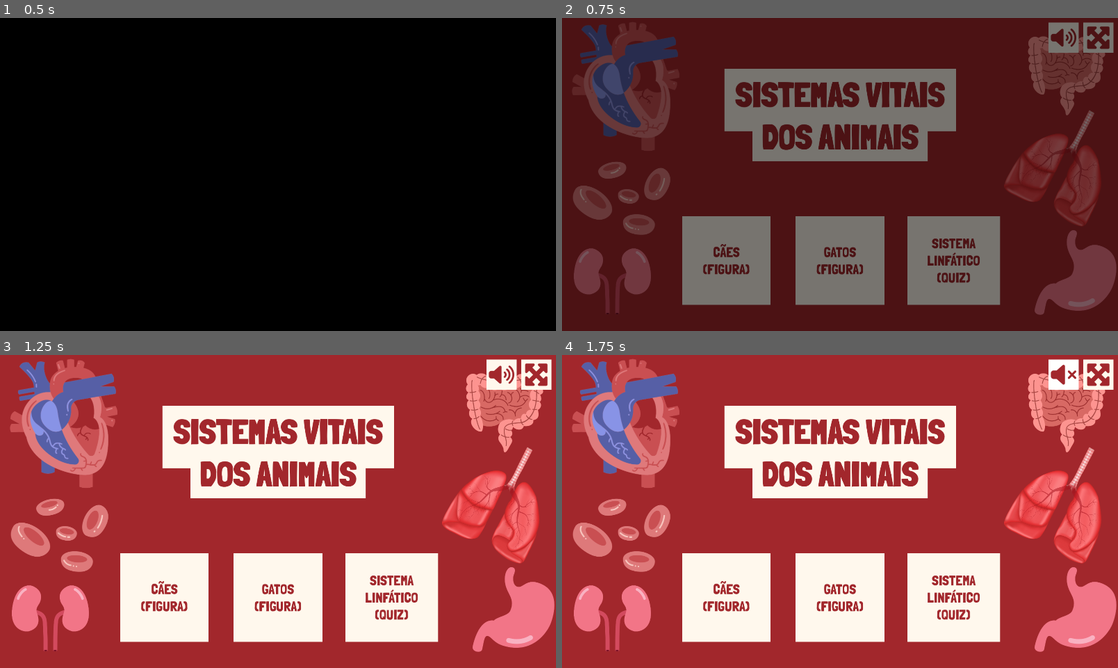
Above: before the commit, frames 1-4 (two rows, left to right).
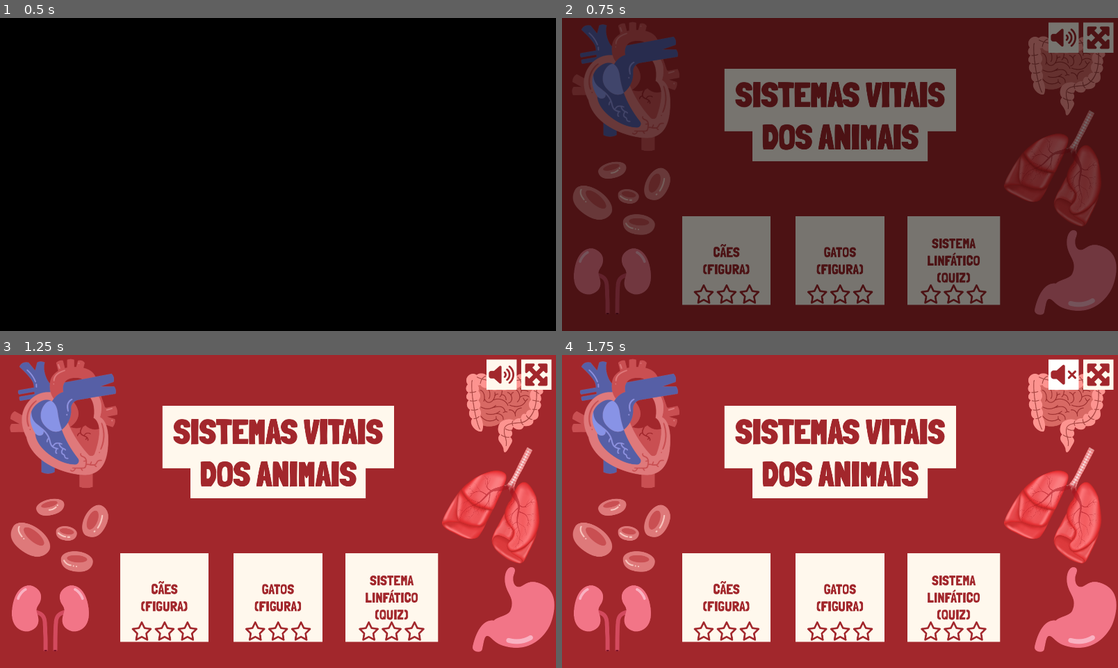
Above: after the commit, the same moments.

Repository: telmotrooper/vet-game
Game: Godot game, scene res://main.tscn
Two runs of this game, one before a commit and one after it. Both use one fixed random seed, a clock stepped at 60 frames per second and the inputs below.
Inputs (mouse positions are in pixels of both pictures, inside the frame that each line leads up to):
- Up to frame 1 (0.5 s): no input
- Up to frame 2 (0.75 s): tap Enter at 0.5 s
- Up to frame 3 (1.25 s): no input
- Up to frame 4 (1.75 s): click (1062, 373) at 1.25 s

Frame 1 is identical in both runs. In frame 2, 0.7% of the frame differs, in the area x 23-77%, y 85-92%; in frame 3, 0.7%; in frame 4, 0.7%.

Commit message:
recording level score (#30)
* working on showing stars in the menu

* workign on star counter

* workign on stars

* recording current scene resource path

* assign and display star count

* only record score if higher than last

Diff:
--- a/autoload/game_state.gd
+++ b/autoload/game_state.gd
@@ -2,11 +2,15 @@
 
 @onready var audio_stream_player = $AudioStreamPlayer
 
+var current_scene: String
+var stars_per_level: Dictionary = {}
+
 func toggle_volume() -> void:
 	$AudioStreamPlayer.playing = !$AudioStreamPlayer.playing
 
-func load_scene(target_scene: NodePath) -> void:
+func load_scene(target_scene: String) -> void:
 	if is_instance_valid($"/root/Main"):
 		$"/root/Main".load_scene(target_scene)
 	else:
 		get_tree().change_scene_to_file(target_scene)
+	current_scene = target_scene
--- a/main.gd
+++ b/main.gd
@@ -10,7 +10,7 @@
 	set_process(false)
 	load_scene(initial_scene.get_path())
 
-func load_scene(scene_to_load: NodePath) -> void:
+func load_scene(scene_to_load: String) -> void:
 	loading_scene = scene_to_load
 	ResourceLoader.load_threaded_request(loading_scene, "", true)
 
--- /dev/null
+++ b/title_screen/level_button.gd
@@ -0,0 +1,16 @@
+extends Button
+
+@export var target_scene: String
+
+func _ready() -> void:
+	var star_count := 0
+
+	if GameState.stars_per_level.has(target_scene):
+		star_count = GameState.stars_per_level[target_scene]
+
+	for child in get_children():
+		if child is LevelStarCounter:
+			child.set_stars(star_count)
+
+func _pressed() -> void:
+	GameState.load_scene(target_scene)
--- a/title_screen/title_screen.gd
+++ /dev/null
@@ -1,10 +0,0 @@
-extends Control
-
-func _on_dog_button_pressed() -> void:
-	GameState.load_scene("res://levels/dog_level/dog_level.tscn")
-
-func _on_cat_button_pressed() -> void:
-	GameState.load_scene("res://levels/cat_level/cat_level.tscn")
-
-func _on_lympathic_system_button_pressed() -> void:
-	GameState.load_scene("res://levels/lymphatic_system_level/lymphatic_system_level.tscn")
--- a/title_screen/title_screen.tscn
+++ b/title_screen/title_screen.tscn
@@ -1,9 +1,10 @@
-[gd_scene load_steps=6 format=3 uid="uid://bwq2aip0hywte"]
+[gd_scene load_steps=7 format=3 uid="uid://bwq2aip0hywte"]
 
-[ext_resource type="Script" path="res://title_screen/title_screen.gd" id="1_mjlm7"]
 [ext_resource type="PackedScene" uid="uid://bla37xan3xup8" path="res://title_screen/red_background.tscn" id="2_fqtuq"]
 [ext_resource type="FontFile" uid="uid://ckq5gw7frn8xf" path="res://assets/fonts/londrina_solid_black.ttf" id="2_q5b3s"]
 [ext_resource type="PackedScene" uid="uid://dwesfoxx58stl" path="res://ui/top_buttons.tscn" id="3_cj7x2"]
+[ext_resource type="PackedScene" uid="uid://davgsjgl4cyry" path="res://ui/level_star_counter.tscn" id="5_g2hox"]
+[ext_resource type="Script" path="res://title_screen/level_button.gd" id="6_e8qp3"]
 
 [sub_resource type="LabelSettings" id="LabelSettings_ho86y"]
 font = ExtResource("2_q5b3s")
@@ -18,7 +19,6 @@
 anchor_bottom = 1.0
 grow_horizontal = 2
 grow_vertical = 2
-script = ExtResource("1_mjlm7")
 
 [node name="RedBackground" parent="." instance=ExtResource("2_fqtuq")]
 layout_mode = 1
@@ -92,6 +92,13 @@
 text = "CÃES
 (FIGURA)"
 expand_icon = true
+script = ExtResource("6_e8qp3")
+target_scene = "res://levels/dog_level/dog_level.tscn"
+
+[node name="LevelStarCounter" parent="DogButton" instance=ExtResource("5_g2hox")]
+layout_mode = 1
+offset_left = -116.5
+offset_right = 116.5
 
 [node name="CatButton" type="Button" parent="."]
 layout_mode = 1
@@ -109,6 +116,13 @@
 text = "GATOS
 (FIGURA)"
 expand_icon = true
+script = ExtResource("6_e8qp3")
+target_scene = "res://levels/cat_level/cat_level.tscn"
+
+[node name="LevelStarCounter" parent="CatButton" instance=ExtResource("5_g2hox")]
+layout_mode = 1
+offset_left = -116.5
+offset_right = 116.5
 
 [node name="LympathicSystemButton" type="Button" parent="."]
 layout_mode = 1
@@ -127,6 +141,13 @@
 LINFÁTICO
 (QUIZ)"
 expand_icon = true
+script = ExtResource("6_e8qp3")
+target_scene = "res://levels/lymphatic_system_level/lymphatic_system_level.tscn"
+
+[node name="LevelStarCounter" parent="LympathicSystemButton" instance=ExtResource("5_g2hox")]
+layout_mode = 1
+offset_left = -116.5
+offset_right = 116.5
 
 [node name="RichTextLabel" type="RichTextLabel" parent="."]
 layout_mode = 1
@@ -146,6 +167,5 @@
 fit_content = true
 autowrap_mode = 0
 
-[connection signal="pressed" from="DogButton" to="." method="_on_dog_button_pressed"]
 [connection signal="pressed" from="CatButton" to="." method="_on_cat_button_pressed"]
 [connection signal="pressed" from="LympathicSystemButton" to="." method="_on_lympathic_system_button_pressed"]
--- /dev/null
+++ b/ui/level_star_counter.gd
@@ -0,0 +1,10 @@
+class_name LevelStarCounter
+extends HBoxContainer
+
+@export var empty_star: Texture2D
+@export var filled_star: Texture2D
+
+func set_stars(quantity: int):
+	$Star.texture = filled_star if quantity >= 1 else empty_star
+	$Star2.texture = filled_star if quantity >= 2 else empty_star
+	$Star3.texture = filled_star if quantity >= 3 else empty_star
--- /dev/null
+++ b/ui/level_star_counter.tscn
@@ -0,0 +1,39 @@
+[gd_scene load_steps=4 format=3 uid="uid://davgsjgl4cyry"]
+
+[ext_resource type="Script" path="res://ui/level_star_counter.gd" id="1_tyx2e"]
+[ext_resource type="Texture2D" uid="uid://dg58jild0qw0e" path="res://ui/star_solid_red.svg" id="1_xwg8c"]
+[ext_resource type="Texture2D" uid="uid://dlmphcpbnxppu" path="res://ui/star_regular_red.svg" id="2_46oe8"]
+
+[node name="LevelStarCounter" type="HBoxContainer"]
+anchors_preset = 7
+anchor_left = 0.5
+anchor_top = 1.0
+anchor_right = 0.5
+anchor_bottom = 1.0
+offset_left = -37.5
+offset_top = -75.0
+offset_right = 37.5
+grow_horizontal = 2
+grow_vertical = 0
+alignment = 1
+script = ExtResource("1_tyx2e")
+empty_star = ExtResource("2_46oe8")
+filled_star = ExtResource("1_xwg8c")
+
+[node name="Star" type="TextureRect" parent="."]
+custom_minimum_size = Vector2(75, 75)
+layout_mode = 2
+texture = ExtResource("2_46oe8")
+expand_mode = 1
+
+[node name="Star2" type="TextureRect" parent="."]
+custom_minimum_size = Vector2(75, 75)
+layout_mode = 2
+texture = ExtResource("2_46oe8")
+expand_mode = 1
+
+[node name="Star3" type="TextureRect" parent="."]
+custom_minimum_size = Vector2(75, 75)
+layout_mode = 2
+texture = ExtResource("2_46oe8")
+expand_mode = 1
--- /dev/null
+++ b/ui/star_regular_red.svg
@@ -0,0 +1,39 @@
+<?xml version="1.0" encoding="UTF-8" standalone="no"?>
+<svg
+   viewBox="0 0 576 576"
+   version="1.1"
+   id="svg1"
+   sodipodi:docname="star_regular_red.svg"
+   inkscape:version="1.4 (e7c3feb100, 2024-10-09)"
+   width="576"
+   height="576"
+   xmlns:inkscape="http://www.inkscape.org/namespaces/inkscape"
+   xmlns:sodipodi="http://sodipodi.sourceforge.net/DTD/sodipodi-0.dtd"
+   xmlns="http://www.w3.org/2000/svg"
+   xmlns:svg="http://www.w3.org/2000/svg">
+  <defs
+     id="defs1" />
+  <sodipodi:namedview
+     id="namedview1"
+     pagecolor="#ffffff"
+     bordercolor="#000000"
+     borderopacity="0.25"
+     inkscape:showpageshadow="2"
+     inkscape:pageopacity="0.0"
+     inkscape:pagecheckerboard="0"
+     inkscape:deskcolor="#d1d1d1"
+     inkscape:zoom="0.47460938"
+     inkscape:cx="788.01645"
+     inkscape:cy="490.93004"
+     inkscape:window-width="2192"
+     inkscape:window-height="1173"
+     inkscape:window-x="1920"
+     inkscape:window-y="0"
+     inkscape:window-maximized="1"
+     inkscape:current-layer="svg1" />
+  <!--!Font Awesome Free 6.6.0 by @fontawesome - https://fontawesome.com License - https://fontawesome.com/license/free Copyright 2024 Fonticons, Inc.-->
+  <path
+     d="m 288.00866,31.980697 c 9.2,0 17.6,5.2 21.6,13.5 l 68.6,141.300003 153.2,22.6 c 9,1.3 16.5,7.6 19.3,16.3 2.8,8.7 0.5,18.1 -5.9,24.5 l -111.1,110.2 26.2,155.6 c 1.5,9 -2.2,18.1 -9.7,23.5 -7.5,5.4 -17.3,6 -25.3,1.7 l -137,-73.2 -136.8,73.1 c -8.1,4.3 -17.9,3.7 -25.3,-1.7 -7.4,-5.4 -11.2,-14.5 -9.7,-23.5 l 26.2,-155.6 -111.099995,-110.1 c -6.5,-6.4 -8.7,-15.9 -5.9,-24.5 2.8,-8.6 10.3,-14.9 19.3,-16.3 l 153.199995,-22.6 68.6,-141.300003 c 4.1,-8.3 12.4,-13.5 21.6,-13.5 z m 0,79.000003 -52.5,108.2 c -3.5,7.1 -10.2,12.1 -18.1,13.3 l -118.299995,17.4 85.899995,85.1 c 5.5,5.5 8.1,13.3 6.8,21 l -20.3,119.7 105.2,-56.2 c 7.1,-3.8 15.6,-3.8 22.6,0 l 105.2,56.2 -20.2,-119.6 c -1.3,-7.7 1.2,-15.5 6.8,-21 l 85.9,-85.1 -118.3,-17.5 c -7.8,-1.2 -14.6,-6.1 -18.1,-13.3 z"
+     id="path1"
+     style="fill:#a2272c;fill-opacity:1" />
+</svg>
--- /dev/null
+++ b/ui/star_solid_red.svg
@@ -0,0 +1,39 @@
+<?xml version="1.0" encoding="UTF-8" standalone="no"?>
+<svg
+   viewBox="0 0 576 576"
+   version="1.1"
+   id="svg1"
+   sodipodi:docname="star_solid_red.svg"
+   inkscape:version="1.4 (e7c3feb100, 2024-10-09)"
+   width="576"
+   height="576"
+   xmlns:inkscape="http://www.inkscape.org/namespaces/inkscape"
+   xmlns:sodipodi="http://sodipodi.sourceforge.net/DTD/sodipodi-0.dtd"
+   xmlns="http://www.w3.org/2000/svg"
+   xmlns:svg="http://www.w3.org/2000/svg">
+  <defs
+     id="defs1" />
+  <sodipodi:namedview
+     id="namedview1"
+     pagecolor="#ffffff"
+     bordercolor="#000000"
+     borderopacity="0.25"
+     inkscape:showpageshadow="2"
+     inkscape:pageopacity="0.0"
+     inkscape:pagecheckerboard="0"
+     inkscape:deskcolor="#d1d1d1"
+     inkscape:zoom="0.94921875"
+     inkscape:cx="387.68724"
+     inkscape:cy="370.83128"
+     inkscape:window-width="2192"
+     inkscape:window-height="1173"
+     inkscape:window-x="1920"
+     inkscape:window-y="0"
+     inkscape:window-maximized="1"
+     inkscape:current-layer="svg1" />
+  <!--!Font Awesome Free 6.6.0 by @fontawesome - https://fontawesome.com License - https://fontawesome.com/license/free Copyright 2024 Fonticons, Inc.-->
+  <path
+     d="m 316.72818,49.971341 c -5.3,-11 -16.5,-18 -28.8,-18 -12.3,0 -23.4,7 -28.8,18 l -64.3,132.299999 -143.600005,21.2 c -12,1.8 -22,10.2 -25.7,21.7 -3.7,11.5 -0.7,24.2 7.9,32.7 l 104.200005,103.1 -24.6,145.7 c -2,12 3,24.2 12.9,31.3 9.9,7.1 23,8 33.8,2.3 l 128.3,-68.5 128.3,68.5 c 10.8,5.7 23.9,4.9 33.8,-2.3 9.9,-7.2 14.9,-19.3 12.9,-31.3 l -24.7,-145.7 104.2,-103.1 c 8.6,-8.5 11.7,-21.2 7.9,-32.7 -3.8,-11.5 -13.7,-19.9 -25.7,-21.7 l -143.7,-21.2 z"
+     id="path1"
+     style="fill:#a2272c;fill-opacity:1" />
+</svg>
--- a/ui/victory_panel.gd
+++ b/ui/victory_panel.gd
@@ -7,6 +7,10 @@
 	%Stars/Star.texture = filled_star if quantity >= 1 else empty_star
 	%Stars/Star2.texture = filled_star if quantity >= 2 else empty_star
 	%Stars/Star3.texture = filled_star if quantity >= 3 else empty_star
+
+	# First score assignment or score update.
+	if not GameState.stars_per_level.has(GameState.current_scene) or GameState.stars_per_level[GameState.current_scene] < quantity:
+		GameState.stars_per_level[GameState.current_scene] = quantity
 
 func show_panel():
 	for star in %Stars.get_children():
Not shown, added: ui/star_regular_red.svg.import
Not shown, added: ui/star_solid_red.svg.import
